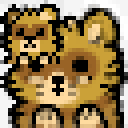
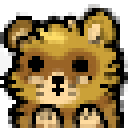
Layers edited between the first and the second 128×128 image:
hid "アイコン #4", painted on it over [0, 0, 64, 64]
painted on "アイコン #3" over [0, 0, 128, 128]
